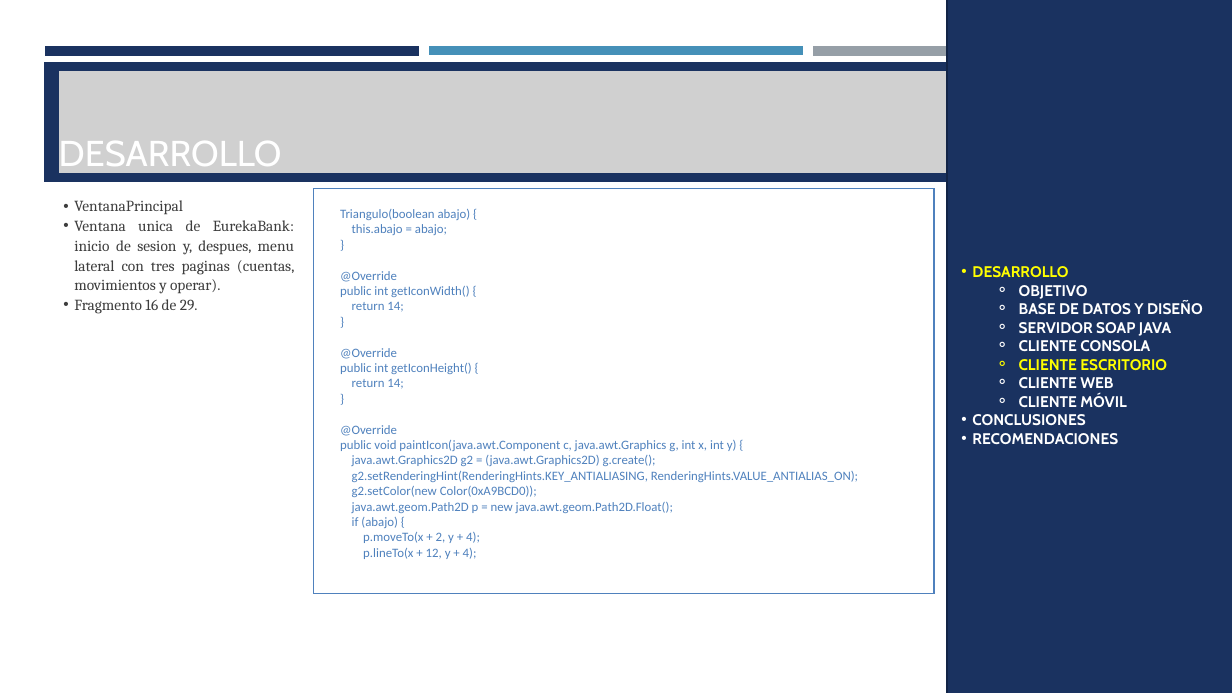
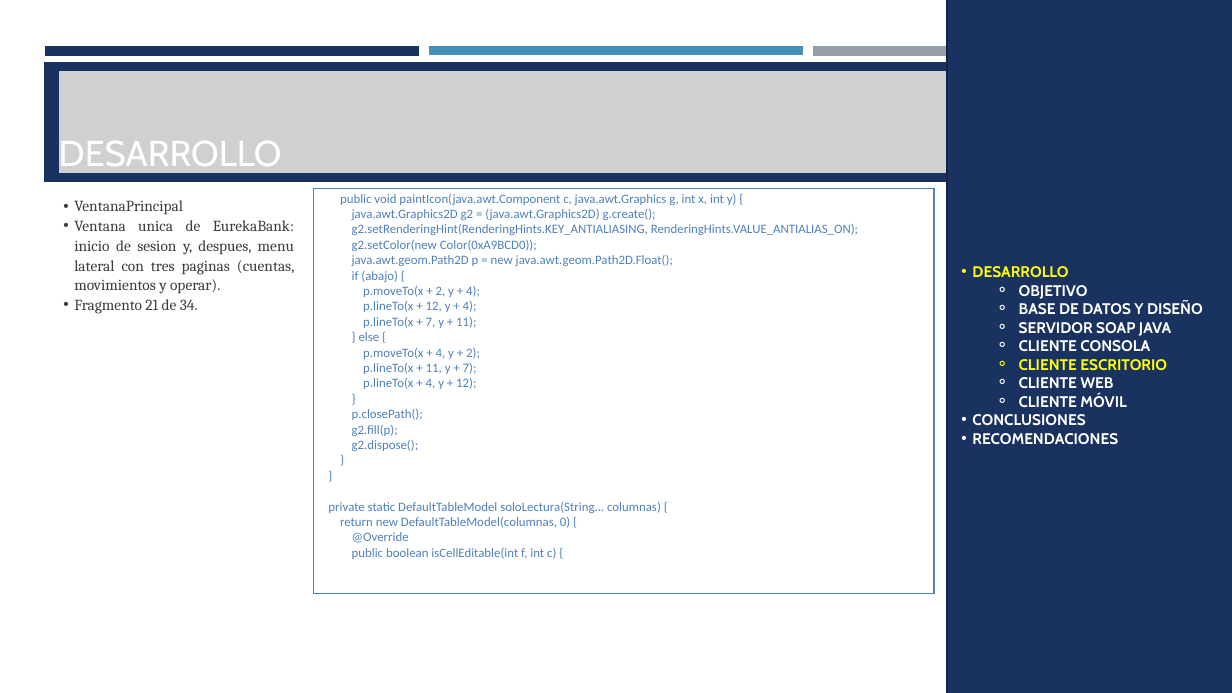
Before and after one commit to ldmoran/PAO202651_ARQSOFT_NRC36883, a slide deck: slide 93 of P1/TG1.1. PAO202651_SOAP_JAVA_EUREKABANK_NRC_36883_GR07/04. DOCUMENTACION/PRESENTACION TG1.1 EurekaBank SOAP Java con BDD LOCAL GR07.pptx (slide 88 before the commit). Drawn at 1232x693 pixels with LibreOffice and Linux fonts; fonts in the diff are those of the drawing; grey boxes stand for pictures. Boxes give left, top, right and bottom in pixels: in the first picture for what was removed or moved away, otherwise in the second. Text is boxed around its words. In the diff, an @@ line names an element or a change of style, - is before the commit and + after.

```diff
--- a/P1/TG1.1. PAO202651_SOAP_JAVA_EUREKABANK_NRC_36883_GR07/04. DOCUMENTACION/PRESENTACION TG1.1 EurekaBank SOAP Java con BDD LOCAL GR07.pptx
+++ b/P1/TG1.1. PAO202651_SOAP_JAVA_EUREKABANK_NRC_36883_GR07/04. DOCUMENTACION/PRESENTACION TG1.1 EurekaBank SOAP Java con BDD LOCAL GR07.pptx
@@ text at (340,209,472,436): paragraphs removed @@
-Triangulo(boolean abajo) {
-this.abajo = abajo;
-}
-@Override
-public int getIconWidth() {
-return 14;
-}
-@Override
-public int getIconHeight() {
-return 14;
-}
-@Override
@@ text at (74,299,198,314): text changed @@
-  • Fragmento 16 de 29.
+  • Fragmento 21 de 34.
@@ text at (328,317,661,559): paragraphs added @@
+p.lineTo(x + 7, y + 11);
+} else {
+p.moveTo(x + 4, y + 2);
+p.lineTo(x + 11, y + 7);
+p.lineTo(x + 4, y + 12);
+}
+p.closePath();
+g2.fill(p);
+g2.dispose();
+}
+}
+private static DefaultTableModel soloLectura(String... columnas) {
+return new DefaultTableModel(columnas, 0) {
+@Override
+public boolean isCellEditable(int f, int c) {
```
Also in this commit, not shown: 28 other slides changed, 5 slides added, 33 other files.
